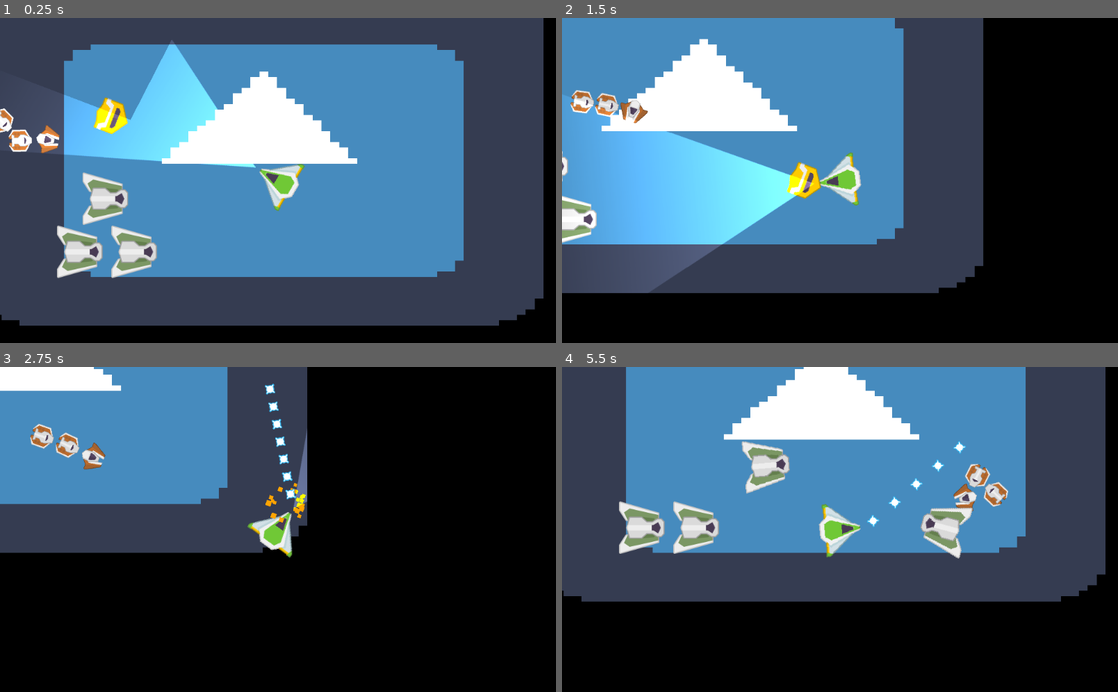
Above: before the commit, frames 1-4 (two rows, left to right).
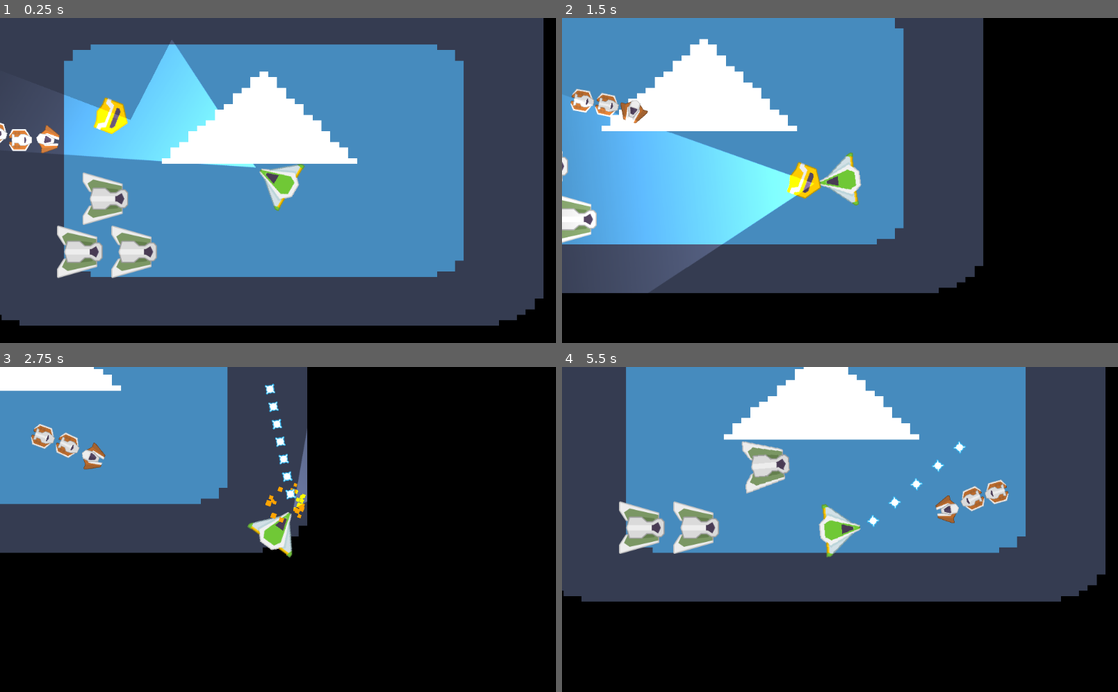
Above: after the commit, the same moments.

Repository: emanueljuliano/Intregration_AI_TopDownShooter
Game: Godot game, scene res://scenes/main.tscn
Same seed, same stepped clock (60 frames per second), same inputs: the game is played once before the commit and once after it. The engine's default icon, where the game draws it, is replaced by a stand-in: a white triangle on a blue panel in a dark square.
Inputs (mouse positions are in pixels of both pictures, inside the frame that each line leads up to):
- Up to frame 1 (0.25 s): no input
- Up to frame 2 (1.5 s): move the mouse to (962, 164) at 0.52 s; hold D (direita) 0.53-1.28 s; tap E (e) at 0.6 s; move the mouse to (728, 196) at 1.27 s; hold S (baixo) from 1.28 s (still down); right-click (728, 196) at 1.35 s
- Up to frame 3 (2.75 s): tap E (e) at 1.55, 2.3 s; move the mouse to (333, 458) at 2.02 s; release S (baixo) at 2.03 s; press the mouse at (333, 458) at 2.03 s; hold D (direita) from 2.03 s (still down)
- Up to frame 4 (5.5 s): move the mouse to (812, 594) at 2.77 s; release D (direita) at 2.78 s; release the mouse at (812, 594) at 2.78 s; hold W (cima) 2.78-3.53 s; tap E (e) at 2.85, 3.6, 4.55, 5.3 s; move the mouse to (1006, 578) at 3.52 s; hold A (esquerda) 3.53-5.03 s; move the mouse to (673, 480) at 4.27 s; right-click (673, 480) at 4.35 s; move the mouse to (867, 529) at 5.02 s; press the mouse at (867, 529) at 5.03 s; hold S (baixo) from 5.03 s (still down)

The runs differ from the first frame. In frame 1, 0.3% of the frame differs, in the area x 0-6%, y 27-42%; in frame 2, 0.1%; in frame 3, 0.1%; in frame 4, 1.7%, in the area x 64-81%, y 29-59%.

Commit message:
Encontro de Domingo 2
Consertou Antonio
Variável Dano no Tiro

Diff:
--- a/scenes/larissa_corpo.tscn
+++ b/scenes/larissa_corpo.tscn
@@ -56,6 +56,7 @@
 }
 
 [node name="larissa_corpo" type="KinematicBody2D"]
+collision_layer = 0
 script = ExtResource( 1 )
 
 [node name="sprite" type="Sprite" parent="."]
--- a/scenes/player.tscn
+++ b/scenes/player.tscn
@@ -111,6 +111,7 @@
 scale = Vector2( 20, 20 )
 
 [node name="CollisionShape2D" type="CollisionShape2D" parent="lateral"]
+visible = false
 position = Vector2( 10, 0 )
 rotation = -1.57079
 scale = Vector2( 1.93347, 1.93347 )
--- a/scripts/antony.gd
+++ b/scripts/antony.gd
@@ -32,11 +32,8 @@
 		set_collision_mask_bit(0, false)
 		remove_from_group(game.INIMIGO)
 		get_node("anim").play("morrer")
-	var i = 0
-	while i < len(amigos):
-		if amigos[i].vida <= 0:
-			amigos.remove(i)
-		i = i + 1
+
+	morreu_coitado()
 	atualizar_amigos()
 	raio_grupo = 100 + len(amigos)*25
 	if len(amigos) < quantos_amigos:
@@ -45,8 +42,8 @@
 func _physics_process(delta):
 	if vida > 0:
 		# TIRAR DO COMENTÁRIO SE QUISER QUE ANTONY FIQUE PARADO AO CHEGAR AO PONTO MÉDIO
-		#if not (agrupado and not todos_agrupados()) or atacando:
-		move_and_slide((get_node("frente").get_global_position() - get_global_position()) * vel)
+		if not (agrupado and not todos_agrupados() and get_global_position().distance_to(ponto_medio(amigos)) <= 10) or atacando:
+			move_and_slide((get_node("frente").get_global_position() - get_global_position()) * vel)
 		if len(amigos) >= quantos_amigos:
 			if todos_agrupados() or atacando:
 				#MODO DE ATAQUE
@@ -148,3 +145,11 @@
 			n = n + 1
 		i = i + 1
 	pass
+
+func morreu_coitado():
+	var i = 0
+	while i < len(amigos):
+		if amigos[i].vida <= 0:
+			amigos.remove(i)
+		i = i + 1
+	pass
--- a/scripts/spawner.gd
+++ b/scripts/spawner.gd
@@ -1,13 +1,14 @@
 extends Node2D
 
-var intervalo = 4
+var intervalo = 7
 var tempo = 0
 var pre_antony = preload("res://scenes/antony.tscn")
 var pre_monica = preload("res://scenes/monica.tscn")
 var pre_larissa = preload("res://scenes/larissa.tscn")
 var pre_margaret = preload("res://scenes/margaret.tscn")
 var pre_bebel = preload("res://scenes/bebel.tscn")
-var lista_inimigos = [pre_antony, pre_monica, pre_larissa, pre_margaret, pre_bebel]
+var lista_inimigos = [pre_larissa]
+#_antony, pre_monica, pre_larissa, pre_margaret, pre_bebel]
 var spawn_pos = Vector2()
 var rand_n
 
--- a/scripts/tiro.gd
+++ b/scripts/tiro.gd
@@ -1,6 +1,7 @@
 extends Area2D
 
 var vel = 800
+var dano = 10
 
 # Called when the node enters the scene tree for the first time.
 func _ready():
@@ -21,6 +22,6 @@
 	if body != game.get_player():
 		if body.is_in_group(game.INIMIGO):
 			if body.has_method("dano"):
-				body.dano(10)
+				body.dano(dano)
 		queue_free()
 	pass # Replace with function body.
